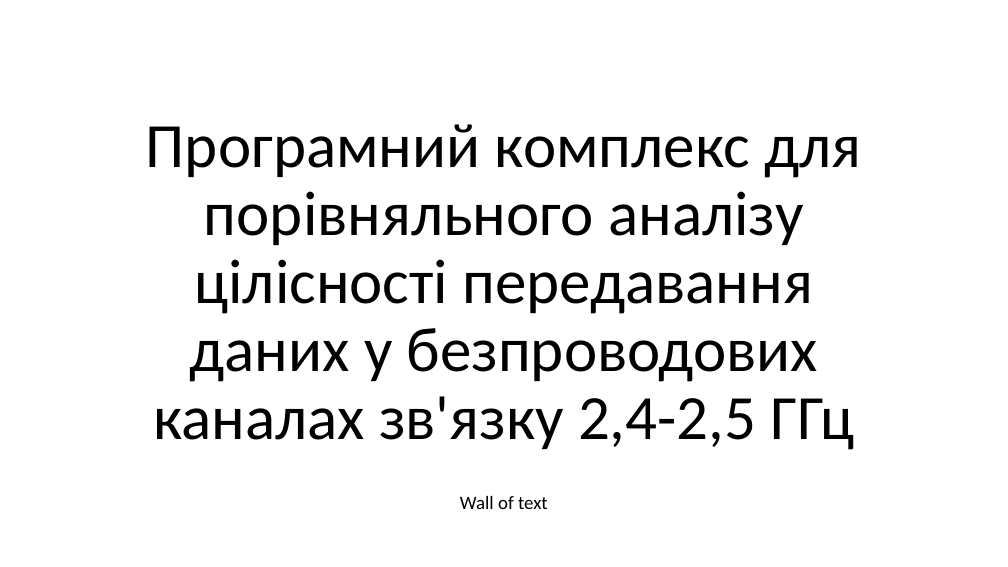
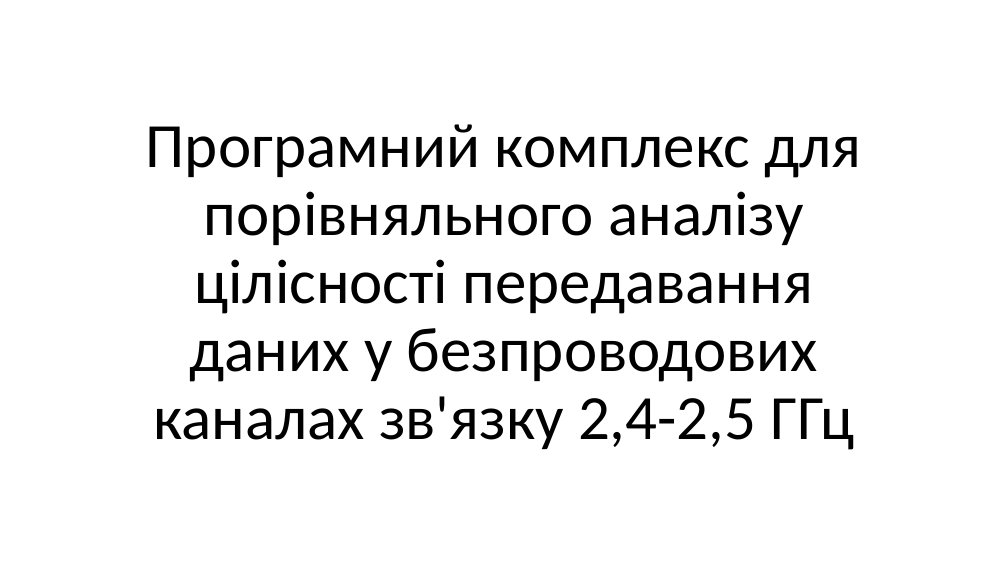
Before and after one commit to RasAlhague/MDRV-Diploma, a slide deck: slide 1 of Presentation.pptx. Drawn at 1008x567 pixels with LibreOffice and Linux fonts; fonts in the diff are those of the drawing. Boxes give left, top, right and bottom in pixels: in the first picture for what was removed or moved away, otherwise in the second. Text is boxed around its words. In the diff, an @@ line names an element or a change of style, - is before the commit and + after.

```diff
--- a/Presentation.pptx
+++ b/Presentation.pptx
@@ text removed at <box>460,496,548,509</box> @@
-Wall of text
```
Also in this commit, not shown: 1 other slide changed, 4 other files.
